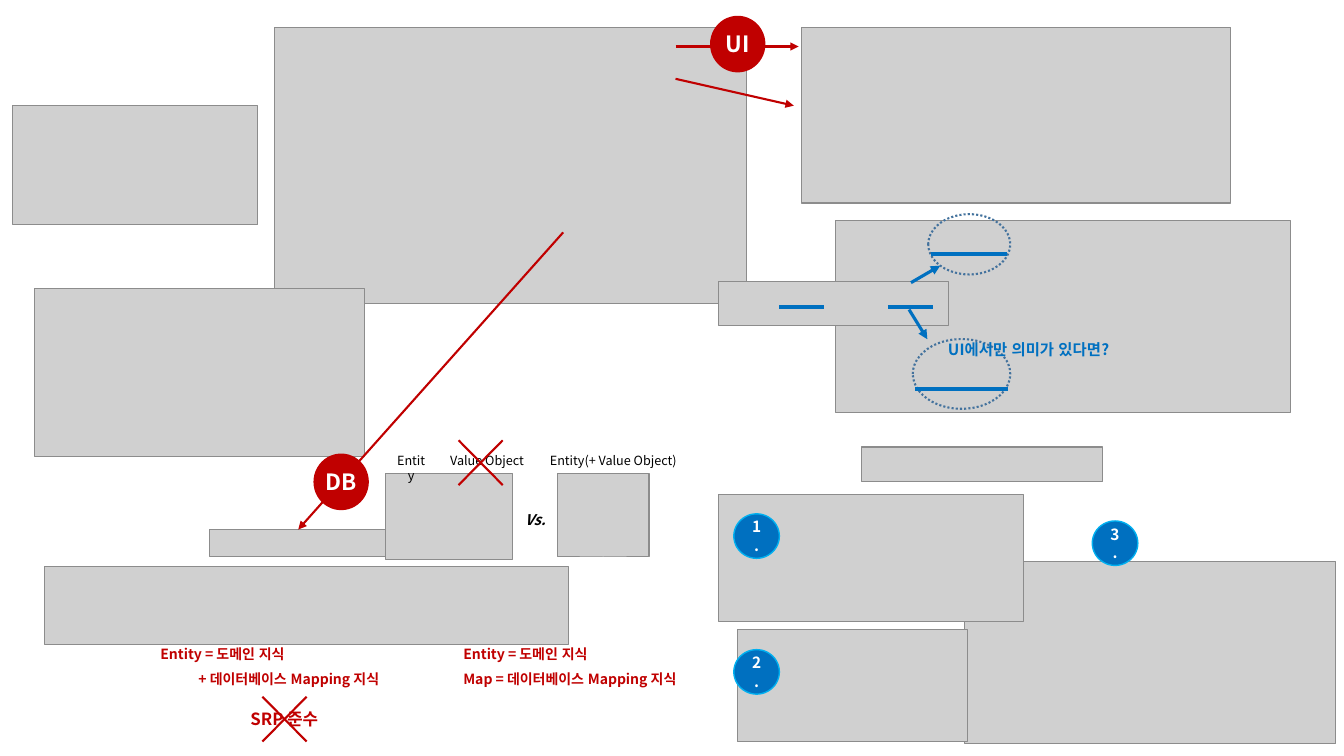
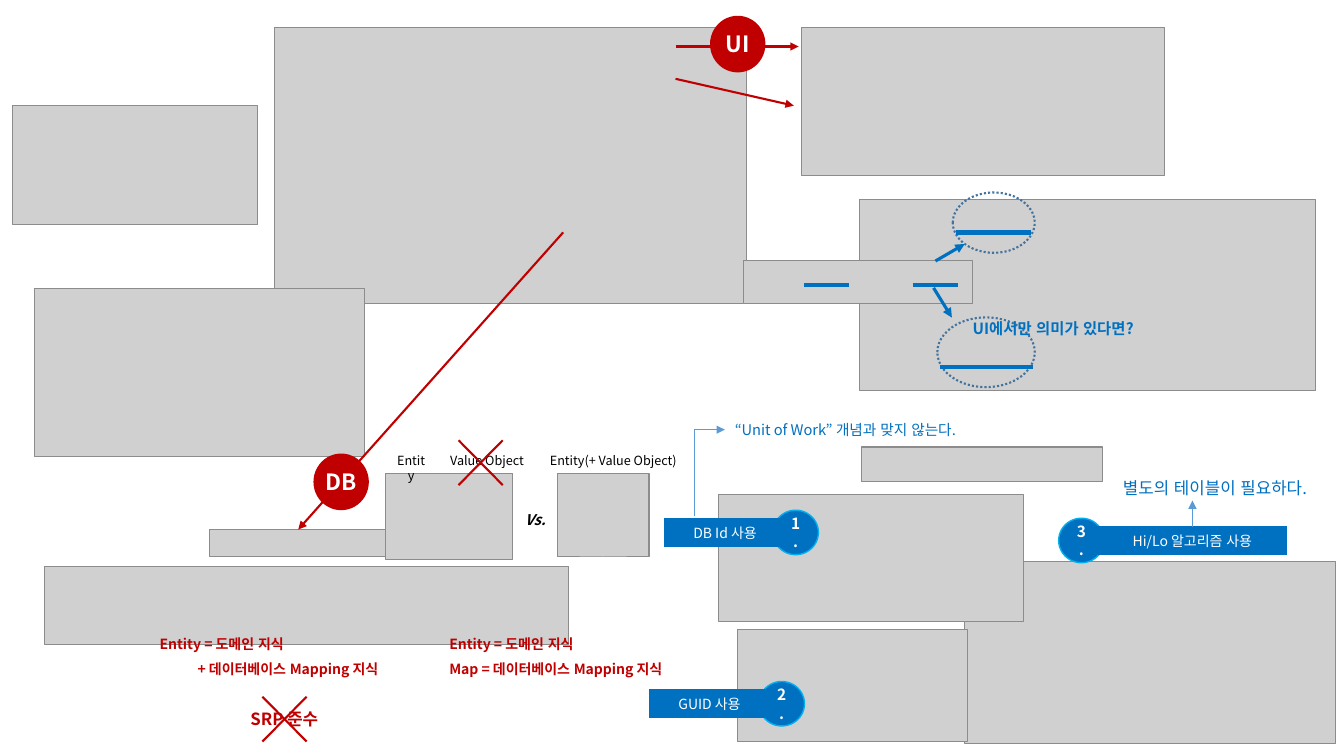
Before and after one commit to hhko/Learning, a slide deck: slide 4 of Lectures/DddInPractice/Docs/Domain-Driven Design in Practice.pptx. Drawn at 1344x756 pixels with LibreOffice and Linux fonts; fonts in the diff are those of the drawing; grey boxes stand for pictures. Boxes give left, top, right and bottom in pixels: in the first picture for what was removed or moved away, otherwise in the second. Text is boxed around its words. In the diff, an @@ line names an element or a change of style, - is before the commit and + after.

```diff
--- a/Lectures/DddInPractice/Docs/Domain-Driven Design in Practice.pptx
+++ b/Lectures/DddInPractice/Docs/Domain-Driven Design in Practice.pptx
@@ picture: place and size @@
-picture at [802, 27, 1231, 204]
+picture at [802, 27, 1165, 176]
@@ 2 pictures, 2 ellipses, 2 lines, 2 arrows, 1 text: place and size @@
-2 pictures, 2 ellipses, 2 lines, 2 arrows, 1 text at [719, 214, 1292, 412]
+2 pictures, 2 ellipses, 2 lines, 2 arrows, 1 text at [743, 193, 1316, 390]
@@ line moved from (779, 308) - (825, 308) to (804, 285) - (849, 285) @@
@@ line moved from (888, 308) - (934, 308) to (912, 285) - (958, 285) @@
@@ elbow arrow added from (695, 516) to (725, 430), #5B9BD5 0.5 pt @@
@@ text added at [735, 423, 956, 436], 10.5 pt, text #0070C0 @@
+“Unit of Work” 개념과 맞지 않는다.
@@ text added at [1123, 480, 1307, 496], 12 pt, text #0070C0 @@
+별도의 테이블이 필요하다.
@@ arrow added from (1193, 527) to (1193, 501), #5B9BD5 0.5 pt @@
@@ rectangle added at [664, 519, 785, 546], fill #0070C0, outline #0070C0 1 pt, 10 pt, text #FFFFFF @@
+DB Id 사용
@@ ellipse "1.": place and size @@
-ellipse "1." at [734, 514, 779, 559]
+ellipse "1." at [773, 510, 819, 555]
@@ ellipse "3.": place and size @@
-ellipse "3." at [1093, 521, 1138, 566]
+ellipse "3." at [1059, 518, 1104, 563]
@@ rectangle added at [1099, 527, 1288, 555], fill #0070C0, outline #0070C0 1 pt, 10 pt, text #FFFFFF @@
+Hi/Lo 알고리즘 사용
@@ text "Entity = 도메인 지식": place and size @@
-text "Entity = 도메인 지식" at [160, 647, 379, 688]
+text "Entity = 도메인 지식" at [160, 637, 379, 678]
@@ text "Entity = 도메인 지식": place and size @@
-text "Entity = 도메인 지식" at [463, 647, 677, 688]
+text "Entity = 도메인 지식" at [449, 635, 663, 678]
@@ ellipse "2.": place and size @@
-ellipse "2." at [734, 649, 779, 694]
+ellipse "2." at [759, 682, 805, 726]
@@ rectangle added at [649, 691, 770, 718], fill #0070C0, outline #0070C0 1 pt, 10 pt, text #FFFFFF @@
+GUID 사용
```
Also in this commit, not shown: 24 other files.
